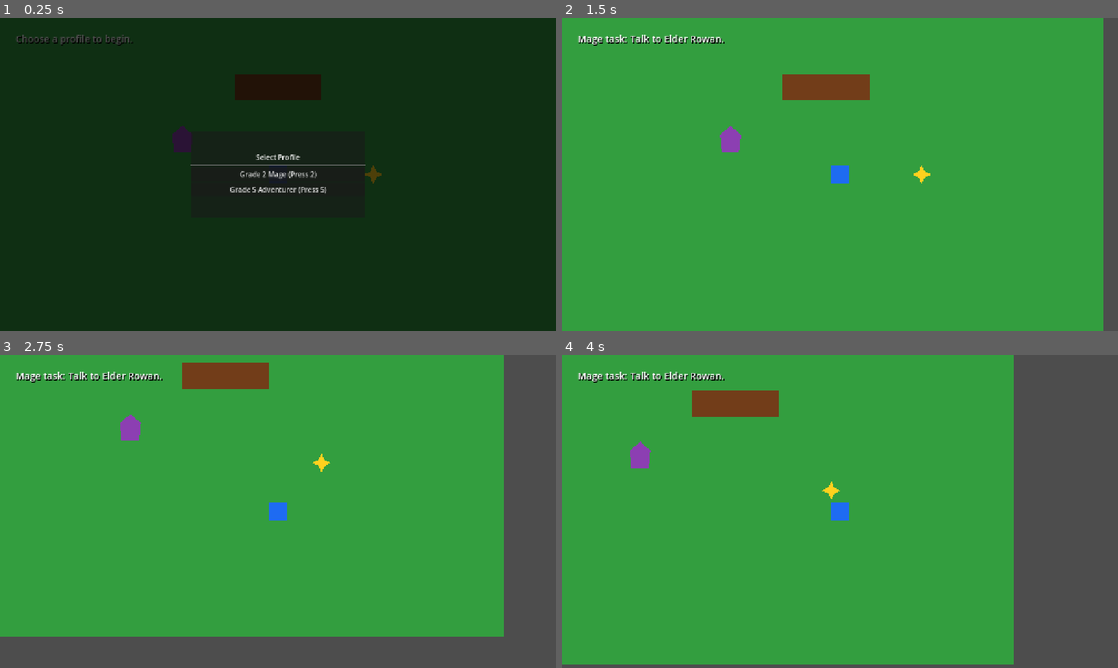
Above: before the commit, frames 1-4 (two rows, left to right).
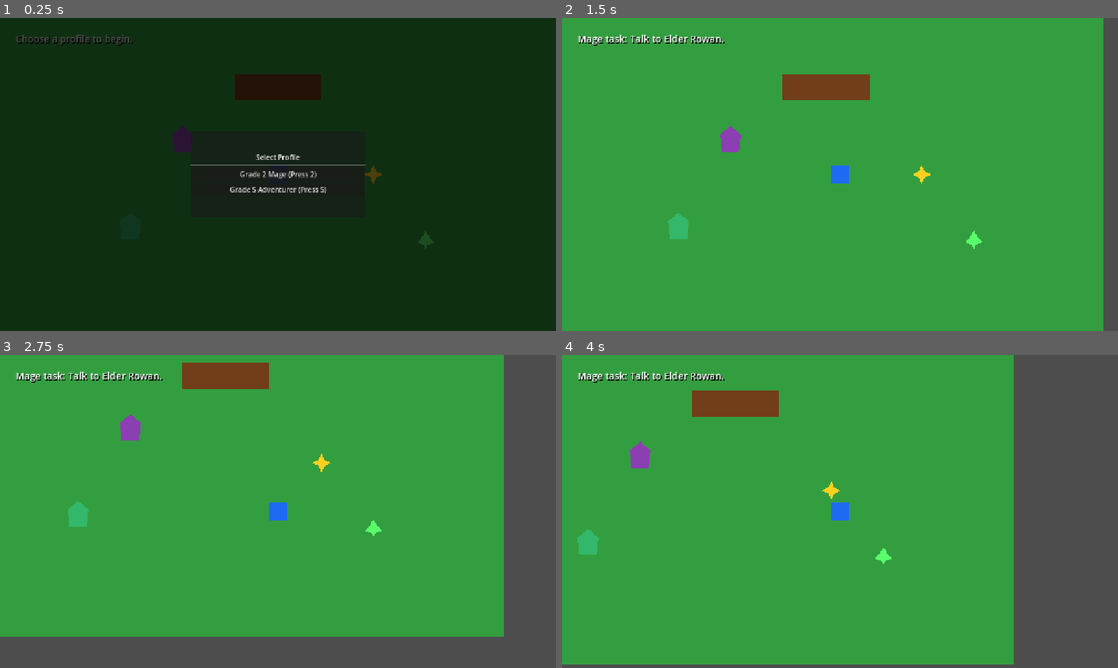
Above: after the commit, the same moments.

Repository: Galashots/Eldoria-Godot
Game: Godot game, scene res://scenes/main/Main.tscn
Two runs of this game, one before a commit and one after it. Both use one fixed random seed, a clock stepped at 60 frames per second and the inputs below.
Inputs:
- Up to frame 1 (0.25 s): no input
- Up to frame 2 (1.5 s): click "Grade 2 Mage (Press 2)" at 0.5 s; tap Enter at 1.25 s; hold D from 1.28 s (still down); tap E at 1.35 s
- Up to frame 3 (2.75 s): tap Space at 1.52, 2.27 s; release D at 2.03 s; hold S from 2.03 s (still down); tap Enter at 2.1 s
- Up to frame 4 (4 s): release S at 2.78 s; hold D 2.78-3.53 s; tap Keypad Enter at 2.85 s; hold W from 3.53 s (still down); tap 1 at 3.6 s; tap Space at 3.77 s

The runs differ from the first frame. In frame 1, less than 0.1% of the frame differs, in the area x 75-78%, y 68-74%; in frame 2, 0.3%, in the area x 19-76%, y 62-74%; in frame 3, 0.3%; in frame 4, 0.3%.

Commit message:
Add Mira gardener quest

Diff:
--- a/scenes/main/Main.tscn
+++ b/scenes/main/Main.tscn
@@ -7,6 +7,8 @@
 [ext_resource type="PackedScene" path="res://scenes/ui/DialogueBox.tscn" id="5_dialogue"]
 [ext_resource type="PackedScene" path="res://scenes/ui/ProfileSelect.tscn" id="6_profile_select"]
 [ext_resource type="PackedScene" path="res://scenes/ui/LearningCheck.tscn" id="7_learning_check"]
+[ext_resource type="PackedScene" path="res://scenes/npcs/Mira.tscn" id="8_mira"]
+[ext_resource type="PackedScene" path="res://scenes/items/GlowingHerb.tscn" id="9_herb"]
 
 [sub_resource type="RectangleShape2D" id="RectangleShape2D_obstacle"]
 size = Vector2(200, 60)
@@ -35,8 +37,14 @@
 [node name="Elder" parent="." instance=ExtResource("2_elder")]
 position = Vector2(420, 420)
 
+[node name="Mira" parent="." instance=ExtResource("8_mira")]
+position = Vector2(300, 620)
+
 [node name="Collectible" parent="." instance=ExtResource("3_collectible")]
 position = Vector2(860, 500)
+
+[node name="GlowingHerb" parent="." instance=ExtResource("9_herb")]
+position = Vector2(980, 650)
 
 [node name="HUD" parent="." instance=ExtResource("4_hud")]
 
@@ -48,4 +56,6 @@
 
 [connection signal="dialogue_requested" from="Elder" to="DialogueBox" method="show_dialogue"]
 [connection signal="learning_check_requested" from="Elder" to="LearningCheck" method="show_check"]
+[connection signal="dialogue_requested" from="Mira" to="DialogueBox" method="show_dialogue"]
+[connection signal="learning_check_requested" from="Mira" to="LearningCheck" method="show_check"]
 [connection signal="dialogue_requested" from="LearningCheck" to="DialogueBox" method="show_dialogue"]
Not shown: 1 places in scenes/main/Main.tscn that only renumber resources
